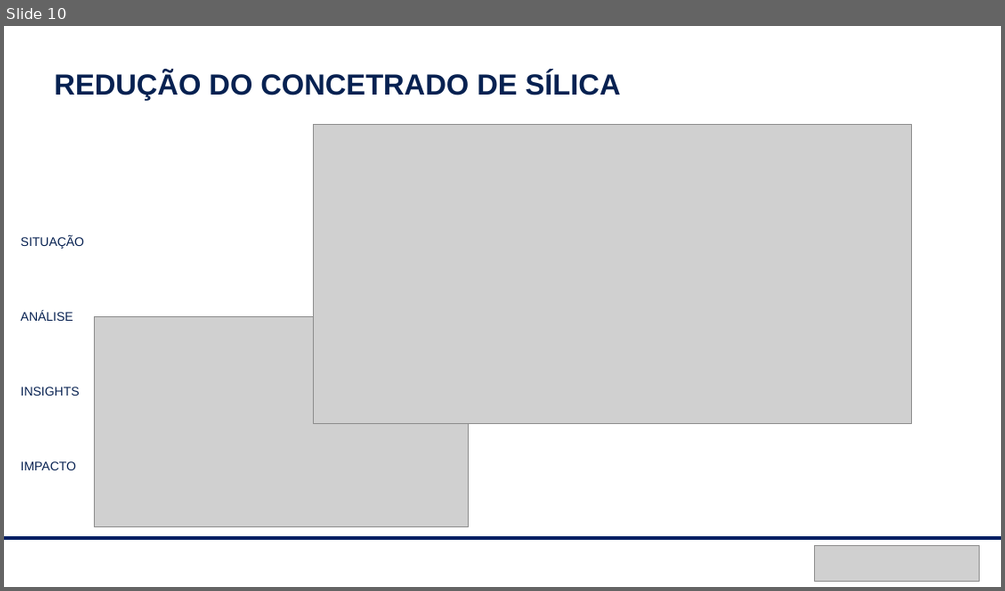
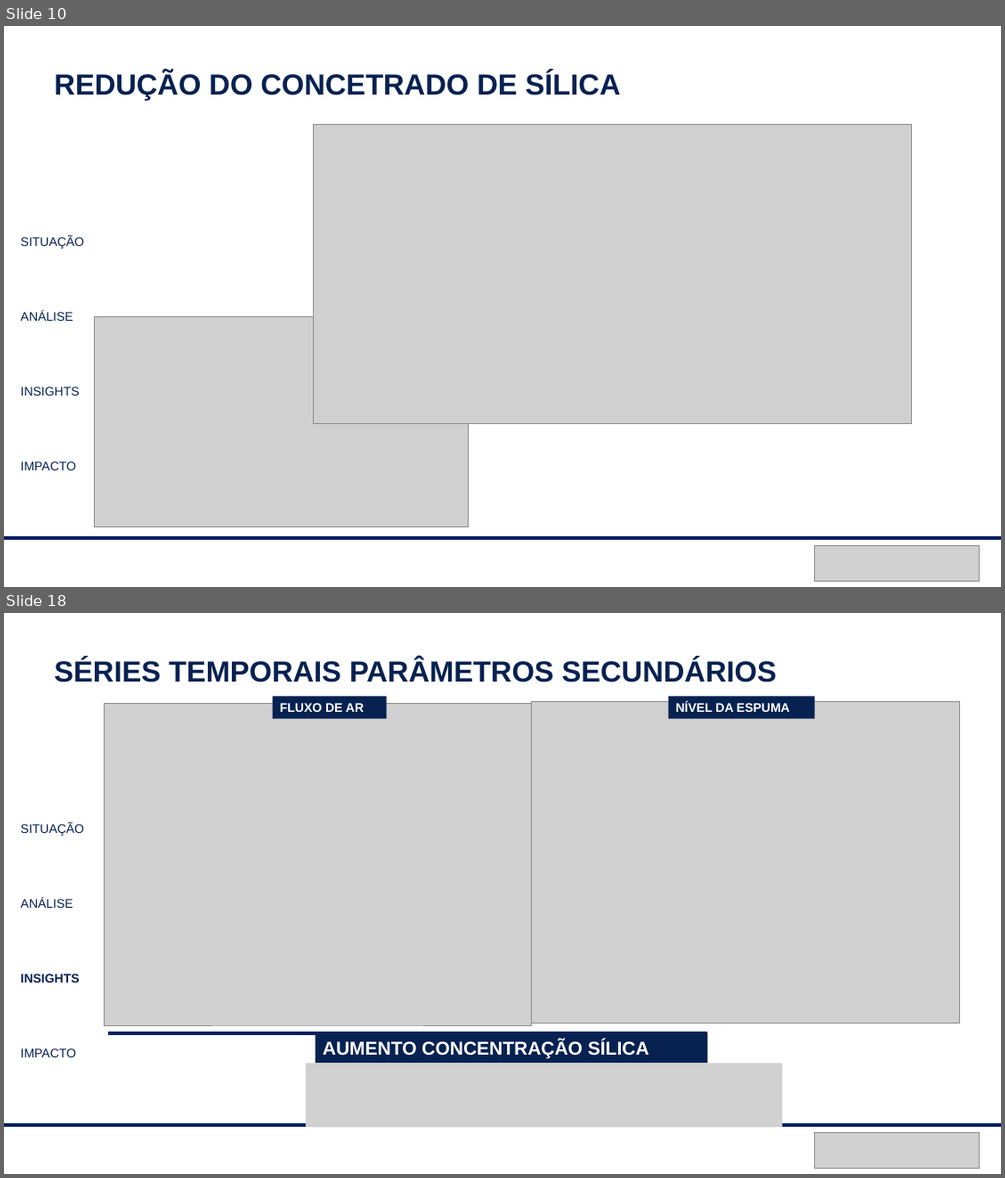
Before and after one commit to peixotoigor/aignosi-internship-datascience-challenge, a slide deck: Apresentacao/EDA_ore_mining.pptx. Shown one above the other, each under a label of ours: slide 10 before the commit, slides 10 and 18 after it; the slides between them are not shown. The pictures are 1005x591 and 1005x1178 pixels, drawn with LibreOffice and Linux fonts; fonts in the diff are those of the drawing; grey boxes stand for pictures. Boxes give left, top, right and bottom in pixels: in the first picture for what was removed or moved away, otherwise in the second. Text is boxed around its words. In the diff, an @@ line names an element or a change of style, - is before the commit and + after.

```diff
--- a/Apresentacao/EDA_ore_mining.pptx
+++ b/Apresentacao/EDA_ore_mining.pptx
@@ slide 18 added at [4,613,1001,1174], background #FFFFFF @@
@@ text added at [54,658,777,682], 28 pt, text #072151, bold @@
+SÉRIES TEMPORAIS PARÂMETROS SECUNDÁRIOS
@@ picture added at [105,703,532,1025] @@
@@ rectangle added at [273,696,387,718], fill #072151, 12 pt, text #FFFFFF, bold @@
+FLUXO DE AR
@@ picture added at [532,702,960,1023] @@
@@ rectangle added at [669,696,816,718], fill #072151, 12 pt, text #FFFFFF, bold @@
+NÍVEL DA ESPUMA
@@ text added at [21,823,84,1057], 12 pt, text #072151 @@
+SITUAÇÃO
+ANÁLISE
+INSIGHTS
+IMPACTO
@@ line added from (108, 1033) to (708, 1033), #001F63 3 pt @@
@@ rectangle added at [316,1032,708,1062], fill #072151, 18 pt, text #FFFFFF, bold @@
+AUMENTO CONCENTRAÇÃO SÍLICA
@@ picture added at [306,1063,783,1127] @@
@@ line added from (4, 1126) to (1001, 1126), #001F63 3 pt @@
@@ picture added at [815,1132,979,1167] @@
```
Also in this commit, not shown: 4 slides changed, 6 other slides added, 4 slides removed, 1 other file.
